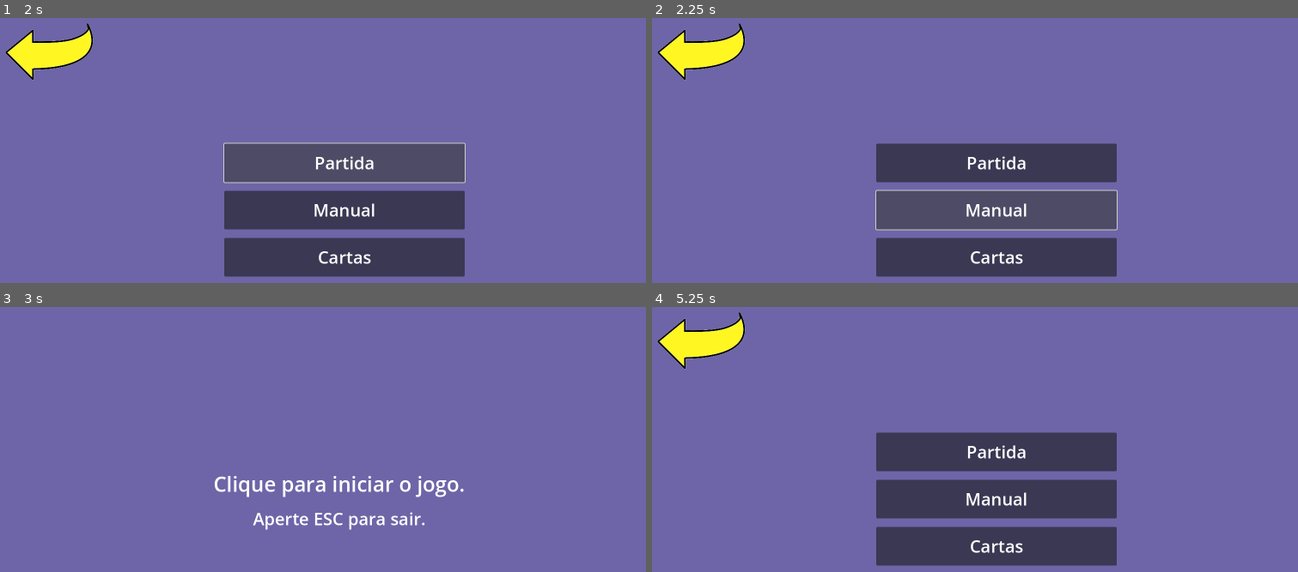
Above: before the commit, frames 1-4 (two rows, left to right).
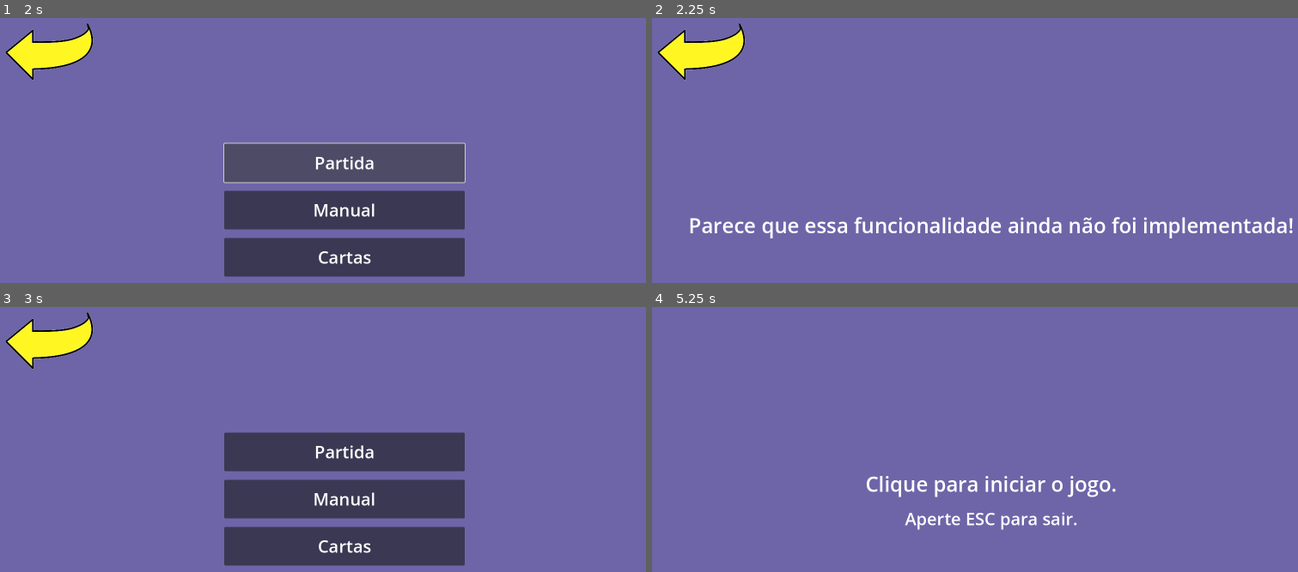
Above: after the commit, the same moments.

Repository: AceSkyes/projetotg_jogodetabuleiro
Game: Godot game, scene res://Cenas/MenuInicial.tscn
The game is run twice, just before and just after one commit, with the same random seed, the same clock (stepped at 60 frames per second) and the same inputs.
Inputs (mouse positions are in pixels of both pictures, inside the frame that each line leads up to; where the layout moved, square brackets give the same spot in the first picture):
- Up to frame 1 (2 s): click (342, 211) at 0.5 s; click "Partida" at 1.25 s
- Up to frame 2 (2.25 s): click "Manual" at 2 s
- Up to frame 3 (3 s): click (45, 346) at 2.75 s
- Up to frame 4 (5.25 s): click (994, 545) at 3.5 s, where only the run after the commit has a clickable "Cartas"; click (697, 346) at 4.25 s; click (697, 346) [994, 500] at 5 s

Frame 1 is identical in both runs. In frame 2, 18% of the frame differs, in the area x 5-100%, y 47-98%; in frame 3, 18%; in frame 4, 18%.

Commit message:
Navegação
Páginas criadas e navegação finalizada.

Diff:
--- /dev/null
+++ b/Cenas/MenuCartas.tscn
@@ -0,0 +1,48 @@
+[gd_scene load_steps=3 format=3 uid="uid://c6aqyrvbjv0go"]
+
+[ext_resource type="Script" path="res://Scripts/menu_manual.gd" id="1_osyqp"]
+[ext_resource type="Texture2D" uid="uid://8q1shmw764h5" path="res://Recursos/Imagens/seta.png" id="2_xp6vw"]
+
+[node name="MenuManual" type="Control"]
+layout_mode = 3
+anchors_preset = 15
+anchor_right = 1.0
+anchor_bottom = 1.0
+grow_horizontal = 2
+grow_vertical = 2
+script = ExtResource("1_osyqp")
+
+[node name="ColorRect" type="ColorRect" parent="."]
+layout_mode = 1
+anchors_preset = 15
+anchor_right = 1.0
+anchor_bottom = 1.0
+grow_horizontal = 2
+grow_vertical = 2
+color = Color(0.431373, 0.396078, 0.658824, 1)
+
+[node name="Button" type="Button" parent="."]
+layout_mode = 0
+offset_right = 808.0
+offset_bottom = 608.0
+scale = Vector2(0.3, 0.3)
+icon = ExtResource("2_xp6vw")
+flat = true
+
+[node name="VBoxContainer" type="VBoxContainer" parent="."]
+layout_mode = 1
+anchors_preset = 12
+anchor_top = 1.0
+anchor_right = 1.0
+anchor_bottom = 1.0
+offset_top = -450.0
+grow_horizontal = 2
+grow_vertical = 0
+
+[node name="Label" type="Label" parent="VBoxContainer"]
+layout_mode = 2
+size_flags_horizontal = 4
+theme_override_font_sizes/font_size = 48
+text = "Parece que essa funcionalidade ainda não foi implementada!"
+
+[connection signal="pressed" from="Button" to="." method="_on_button_pressed"]
--- /dev/null
+++ b/Cenas/MenuManual.tscn
@@ -0,0 +1,47 @@
+[gd_scene load_steps=3 format=3 uid="uid://gsyigj4abvlv"]
+
+[ext_resource type="Script" path="res://Scripts/menu_manual.gd" id="1_fqikn"]
+[ext_resource type="Texture2D" uid="uid://8q1shmw764h5" path="res://Recursos/Imagens/seta.png" id="2_e0k5w"]
+
+[node name="MenuManual" type="Control"]
+layout_mode = 3
+anchors_preset = 15
+anchor_right = 1.0
+anchor_bottom = 1.0
+grow_horizontal = 2
+grow_vertical = 2
+script = ExtResource("1_fqikn")
+
+[node name="ColorRect" type="ColorRect" parent="."]
+layout_mode = 1
+anchors_preset = 15
+anchor_right = 1.0
+anchor_bottom = 1.0
+grow_horizontal = 2
+grow_vertical = 2
+color = Color(0.431373, 0.396078, 0.658824, 1)
+
+[node name="Button" type="Button" parent="."]
+offset_right = 808.0
+offset_bottom = 608.0
+scale = Vector2(0.3, 0.3)
+icon = ExtResource("2_e0k5w")
+flat = true
+
+[node name="VBoxContainer" type="VBoxContainer" parent="."]
+layout_mode = 1
+anchors_preset = 12
+anchor_top = 1.0
+anchor_right = 1.0
+anchor_bottom = 1.0
+offset_top = -450.0
+grow_horizontal = 2
+grow_vertical = 0
+
+[node name="Label" type="Label" parent="VBoxContainer"]
+layout_mode = 2
+size_flags_horizontal = 4
+theme_override_font_sizes/font_size = 48
+text = "Parece que essa funcionalidade ainda não foi implementada!"
+
+[connection signal="pressed" from="Button" to="." method="_on_button_pressed"]
--- a/Cenas/MenuPrincipal.tscn
+++ b/Cenas/MenuPrincipal.tscn
@@ -93,4 +93,6 @@
 icon = ExtResource("2_k36qo")
 flat = true
 
+[connection signal="pressed" from="VBoxContainer/Button2" to="." method="_on_button_2_pressed"]
+[connection signal="pressed" from="VBoxContainer/Button3" to="." method="_on_button_3_pressed"]
 [connection signal="pressed" from="Button" to="." method="_on_button_pressed"]
--- /dev/null
+++ b/Scripts/menu_manual.gd
@@ -0,0 +1,18 @@
+extends Control
+
+
+# Called when the node enters the scene tree for the first time.
+func _ready() -> void:
+	pass # Replace with function body.
+
+
+# Called every frame. 'delta' is the elapsed time since the previous frame.
+func _process(delta: float) -> void:
+	pass
+
+
+
+
+func _on_button_pressed() -> void:
+	get_tree().change_scene_to_file("res://Cenas/MenuPrincipal.tscn")
+	pass # Replace with function body.
--- a/Scripts/menu_principal.gd
+++ b/Scripts/menu_principal.gd
@@ -12,3 +12,13 @@
 func _on_button_pressed() -> void:
 	get_tree().change_scene_to_file("res://Cenas/MenuInicial.tscn")
 	pass
+
+
+func _on_button_2_pressed() -> void:
+	get_tree().change_scene_to_file("res://Cenas/MenuManual.tscn")
+	pass # Replace with function body.
+
+
+func _on_button_3_pressed() -> void:
+	get_tree().change_scene_to_file("res://Cenas/MenuCartas.tscn")
+	pass # Replace with function body.
